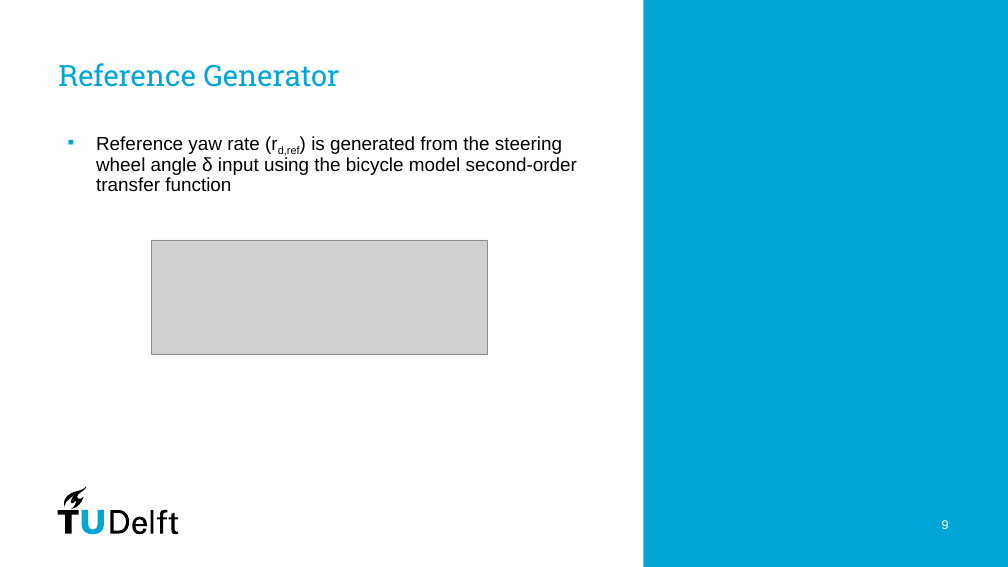
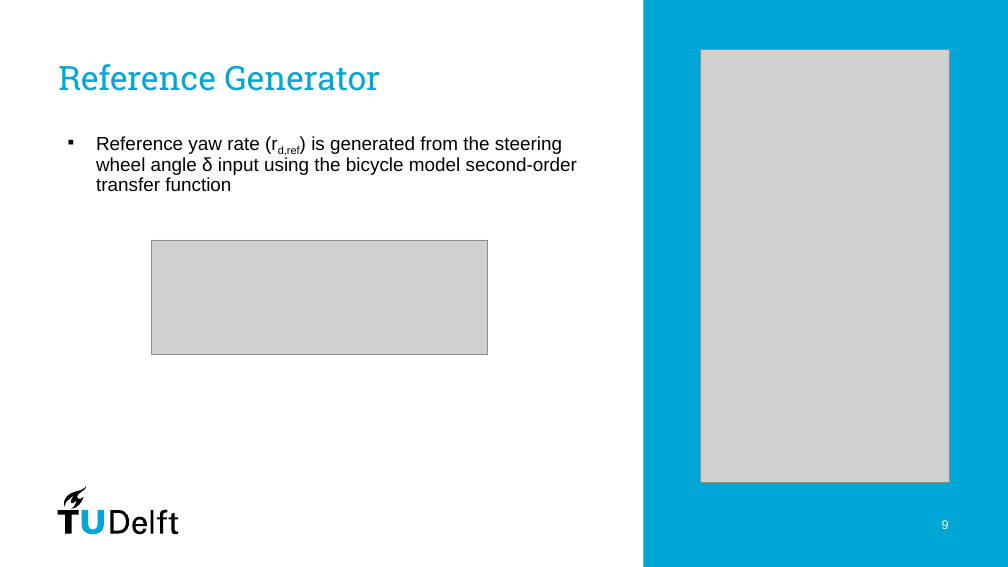
Before and after one commit to PavanPrasad-HG/Vehicle-Dynamics-Control, a slide deck: slide 9 of Group Presentation.pptx. Drawn at 1008x567 pixels with LibreOffice and Linux fonts; fonts in the diff are those of the drawing; grey boxes stand for pictures. Boxes give left, top, right and bottom in pixels: in the first picture for what was removed or moved away, otherwise in the second. Text is boxed around its words. In the diff, an @@ line names an element or a change of style, - is before the commit and + after.

```diff
--- a/Group Presentation.pptx
+++ b/Group Presentation.pptx
@@ picture added at (700,50,950,483) @@
@@ title "Reference Generator" at (58,64,380,91): size 28 to 32 pt @@
```
Also in this commit, not shown: 3 other slides changed.
